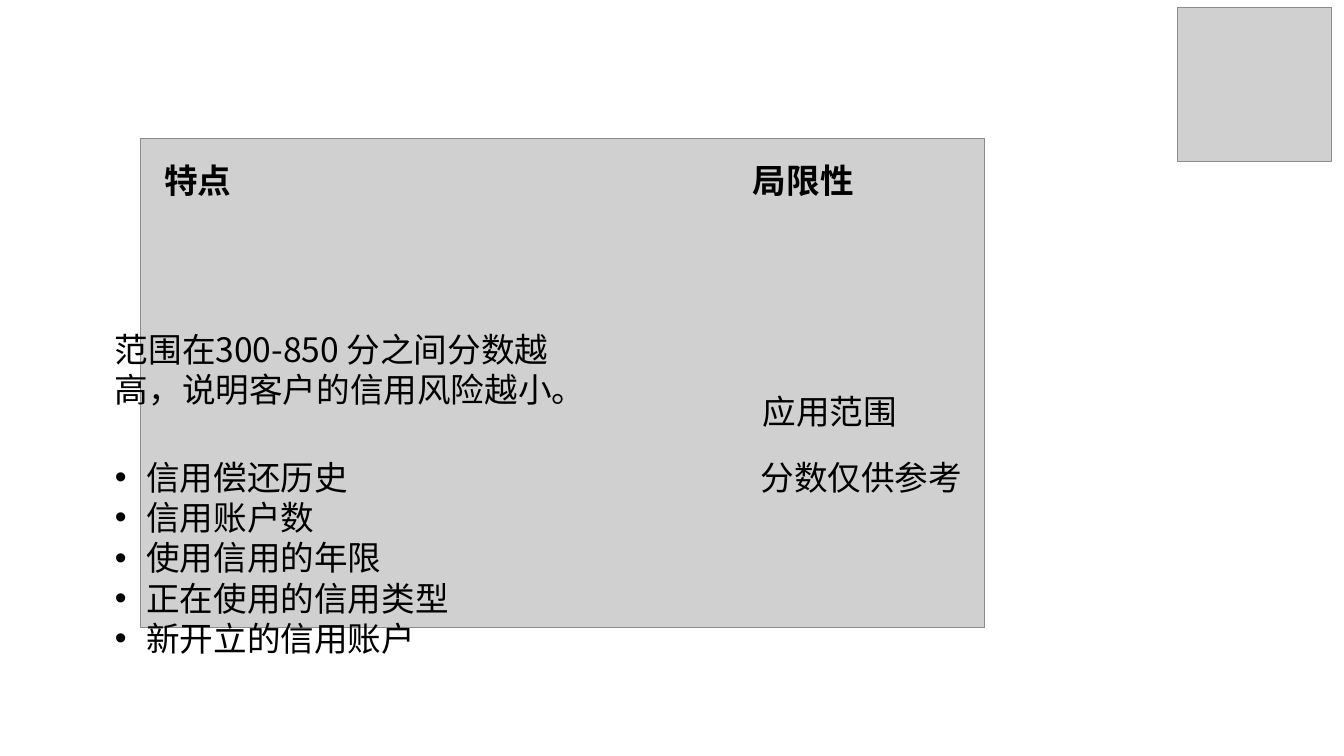
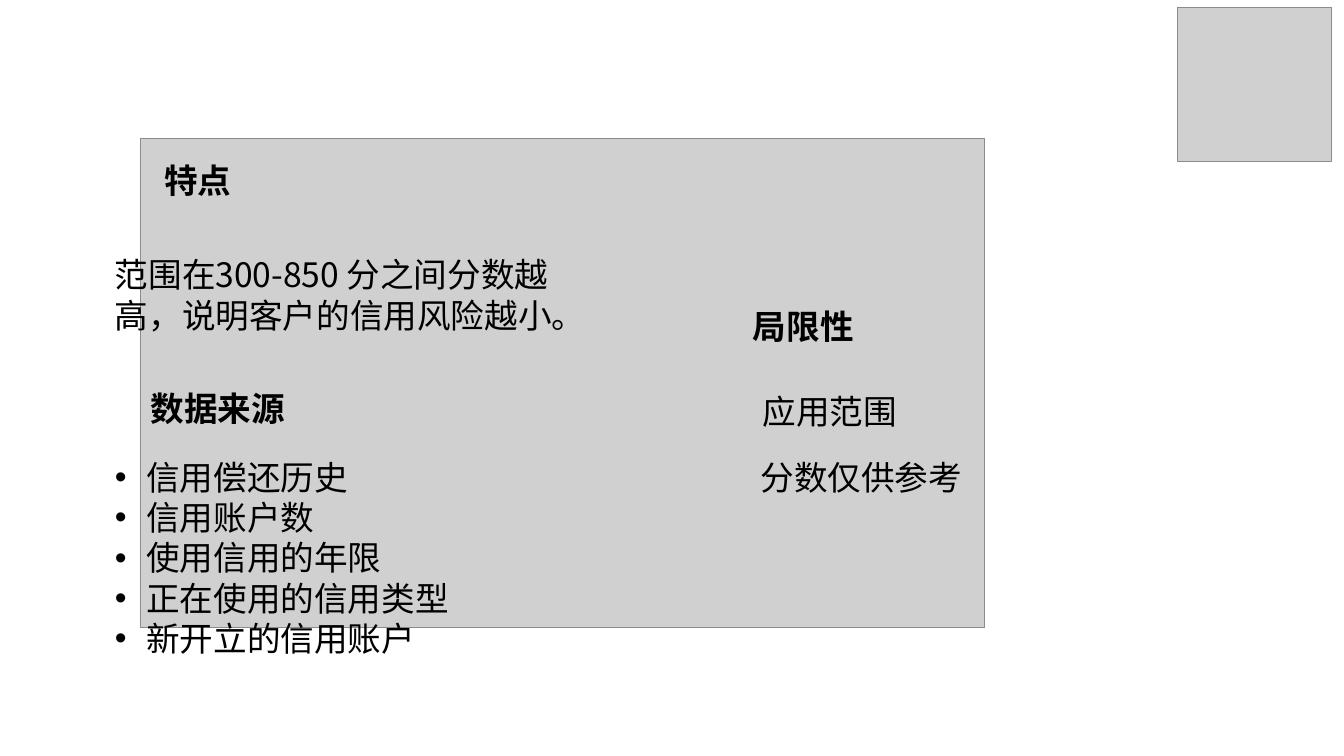
Before and after one commit to samileyang/graduation_project, a slide deck: slide 4 of 大学生信用评估系统.pptx. Drawn at 1344x756 pixels with LibreOffice and Linux fonts; fonts in the diff are those of the drawing; grey boxes stand for pictures. Boxes give left, top, right and bottom in pixels: in the first picture for what was removed or moved away, otherwise in the second. Text is boxed around its words. In the diff, an @@ line names an element or a change of style, - is before the commit and + after.

```diff
--- a/大学生信用评估系统.pptx
+++ b/大学生信用评估系统.pptx
@@ text "范围在300-850 分之间分数越高，说明客户的信用风险越小。": place and size @@
-text "范围在300-850 分之间分数越高，说明客户的信用风险越小。" at [115,327,585,412]
+text "范围在300-850 分之间分数越高，说明客户的信用风险越小。" at [115,253,585,337]
@@ text "局限性": place and size @@
-text "局限性" at [753,164,854,196]
+text "局限性" at [753,310,854,342]
@@ text added at [151,392,285,424], 24 pt, text #000000, bold @@
+数据来源
```
Also in this commit, not shown: 1 other slide changed.
